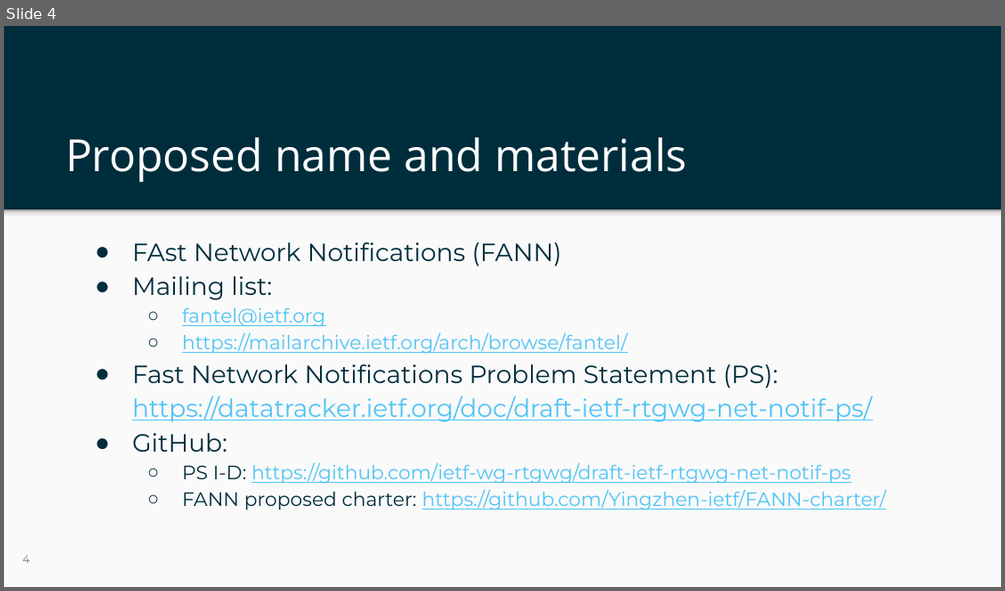
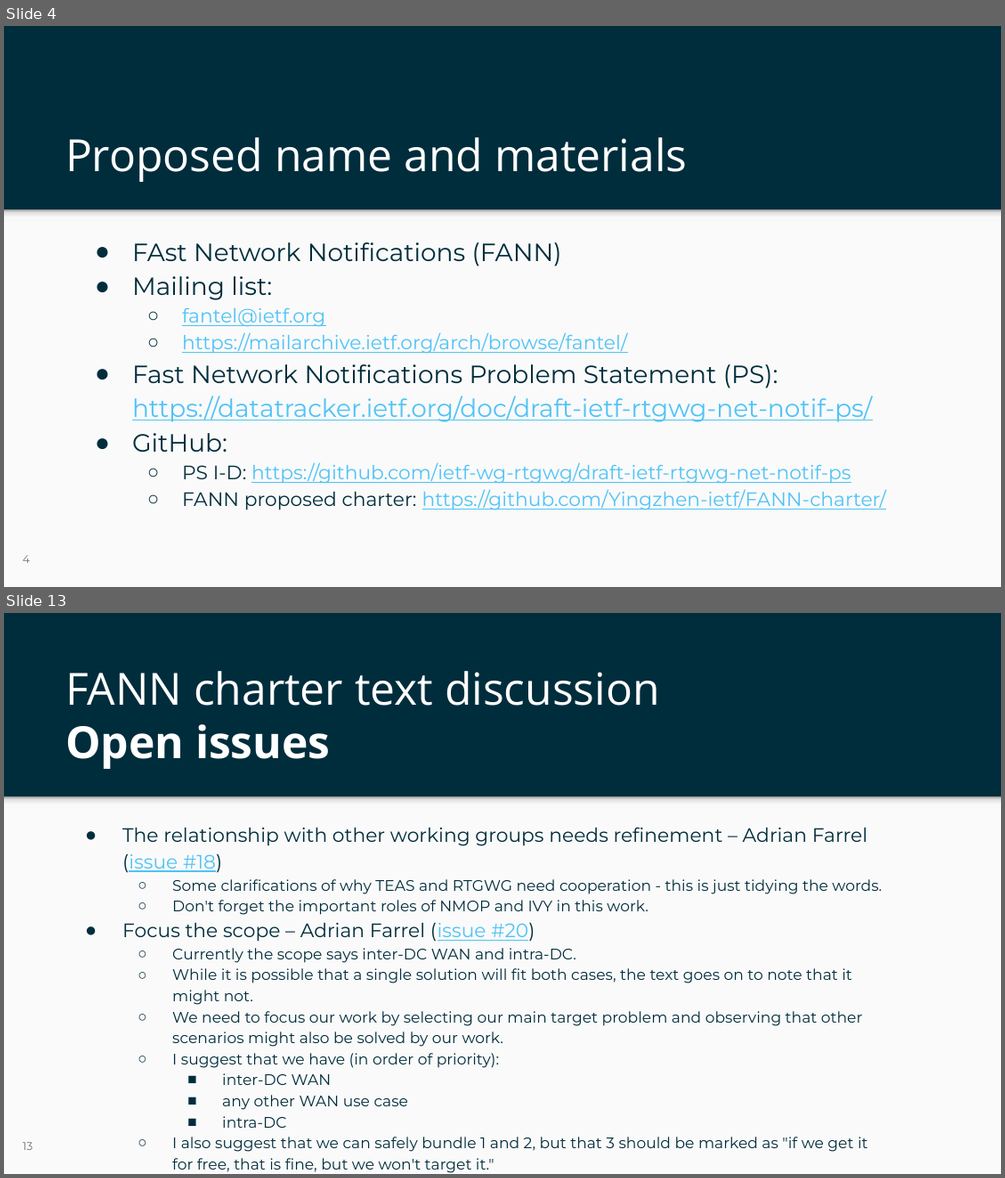
Before and after one commit to Yingzhen-ietf/FANN-charter, a slide deck: ietf-125-fann-slides.pptx. Shown one above the other, each under a label of ours: slide 4 before the commit, slides 4 and 13 after it; the slides between them are not shown. The pictures are 1005x591 and 1005x1178 pixels, drawn with LibreOffice and Linux fonts; fonts in the diff are those of the drawing; background and template pictures are left out. Boxes give left, top, right and bottom in pixels: in the first picture for what was removed or moved away, otherwise in the second. Text is boxed around its words. In the diff, an @@ line names an element or a change of style, - is before the commit and + after.

```diff
--- a/ietf-125-fann-slides.pptx
+++ b/ietf-125-fann-slides.pptx
@@ slide 13 added at bbox=[4, 613, 1001, 1174], background #002D3C; not listed: 2 template elements that a slide beside it also shows @@
@@ title added at bbox=[65, 671, 660, 769], 32 pt, text #FFFFFF @@
+FANN charter text discussion
+Open issues
@@ text added at bbox=[122, 827, 882, 1173], 11 pt, text #002D3C @@
+● The relationship with other working groups needs refinement – Adrian Farrel (issue #18)
+  ○ Some clarifications of why TEAS and RTGWG need cooperation - this is just tidying the words.
+  ○ Don't forget the important roles of NMOP and IVY in this work.
+● Focus the scope – Adrian Farrel (issue #20)
+  ○ Currently the scope says inter-DC WAN and intra-DC.
+  ○ While it is possible that a single solution will fit both cases, the text goes on to note that it might not.
+  ○ We need to focus our work by selecting our main target problem and observing that other scenarios might also be solved by our work.
+  ○ I suggest that we have (in order of priority):
+    ■ inter-DC WAN
+    ■ any other WAN use case
+    ■ intra-DC
+  ○ I also suggest that we can safely bundle 1 and 2, but that 3 should be marked as "if we get it for free, that is fine, but we won't target it."
@@ page number added at bbox=[23, 1142, 33, 1150], 8 pt, text #737373 @@
+13
```
Also in this commit, not shown: 7 slides changed, 7 other slides added.
